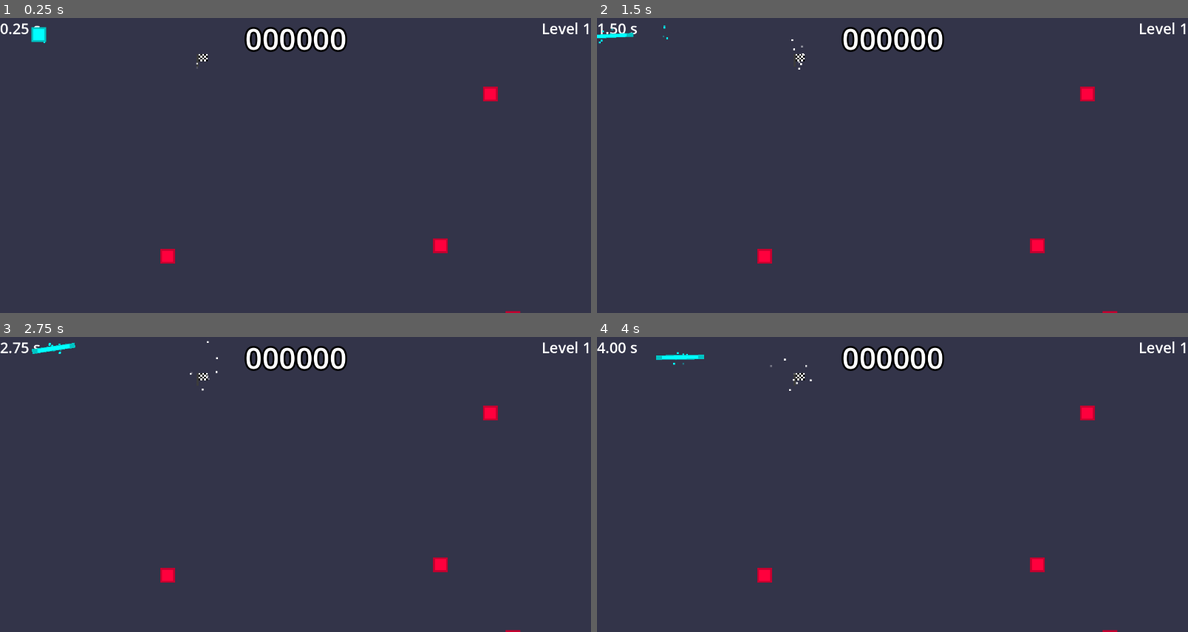
Above: before the commit, frames 1-4 (two rows, left to right).
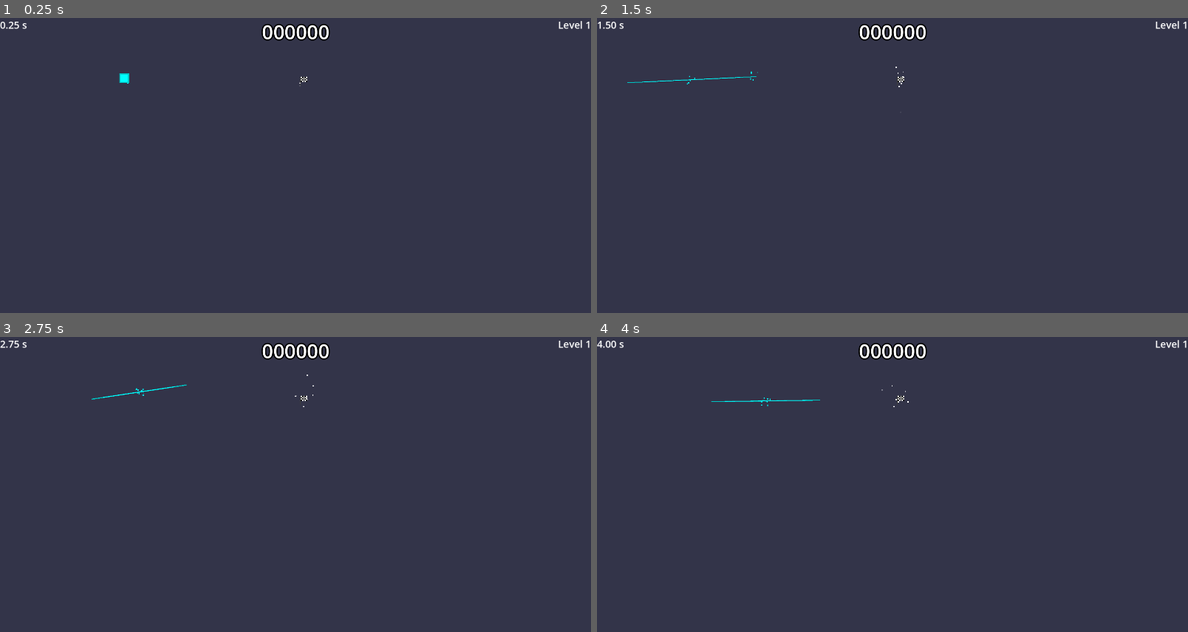
Above: after the commit, the same moments.

Repository: veprogames/gododger
Game: Godot game, scene res://level/level.tscn
The game is run twice, just before and just after one commit, with the same random seed, the same clock (stepped at 60 frames per second) and the same inputs.
Inputs (mouse positions are in pixels of both pictures, inside the frame that each line leads up to):
- Up to frame 1 (0.25 s): no input
- Up to frame 2 (1.5 s): move the mouse to (922, 165) at 0.52 s; move the mouse to (862, 165) at 1.27 s
- Up to frame 3 (2.75 s): move the mouse to (307, 478) at 2.02 s
- Up to frame 4 (4 s): move the mouse to (886, 490) at 2.77 s; move the mouse to (933, 487) at 3.52 s

The runs differ from the first frame. In frame 1, 2.1% of the frame differs, in the area x 0-100%, y 1-100%; in frame 2, 2.1%; in frame 3, 2.2%; in frame 4, 2.2%.

Commit message:
1920p240 adjustments

Diff:
--- a/player/player.gd
+++ b/player/player.gd
@@ -23,7 +23,7 @@
 func update_sprite(relative: Vector2) -> void:
 	var dir := relative.angle()
 	var vel := relative.length()
-	var scale_factor := 1 + 0.02 * vel
+	var scale_factor := 1 + 0.06 * vel
 	sprite.rotation = dir
 	sprite.scale.x = scale_factor
 	sprite.scale.y = 1 / scale_factor
--- a/project.godot
+++ b/project.godot
@@ -17,7 +17,11 @@
 
 [display]
 
-window/size/viewport_width=1280
-window/size/viewport_height=640
+window/size/viewport_width=1920
+window/size/viewport_height=960
 window/size/mode=2
 window/stretch/mode="viewport"
+
+[physics]
+
+common/physics_ticks_per_second=240
